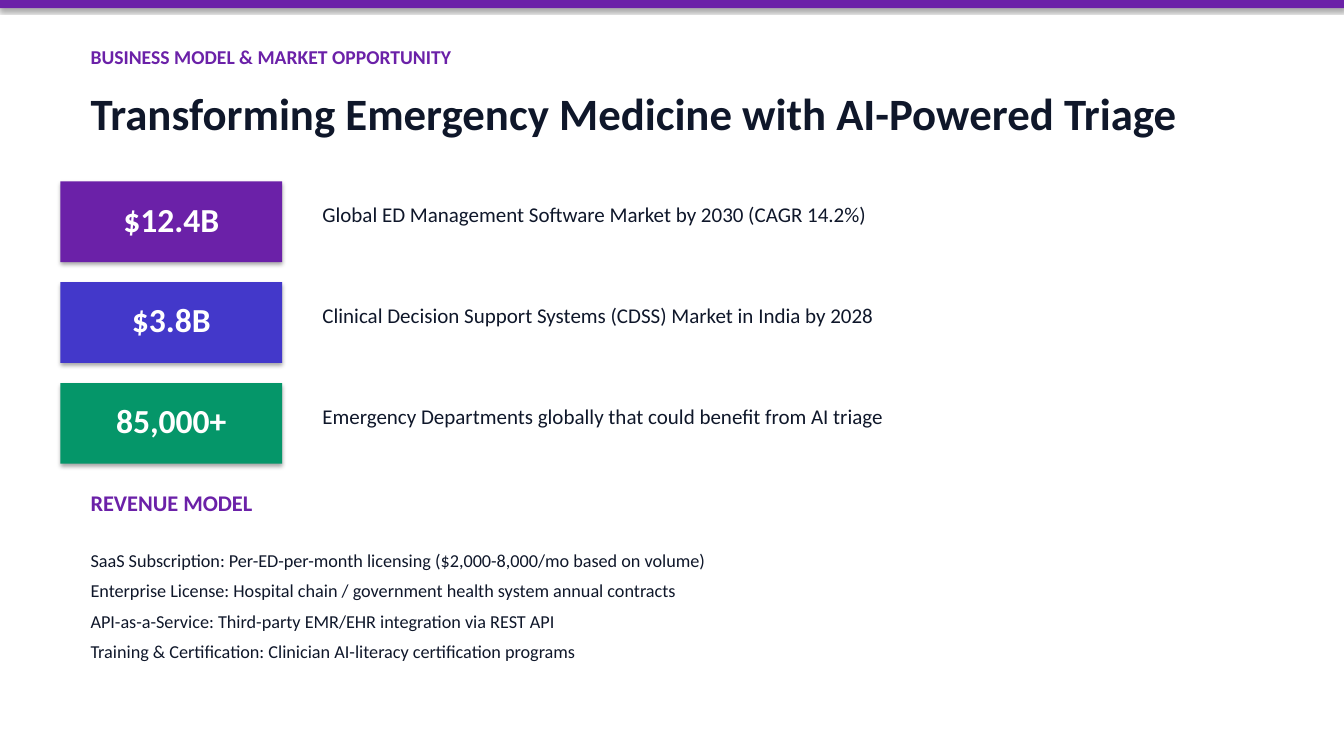
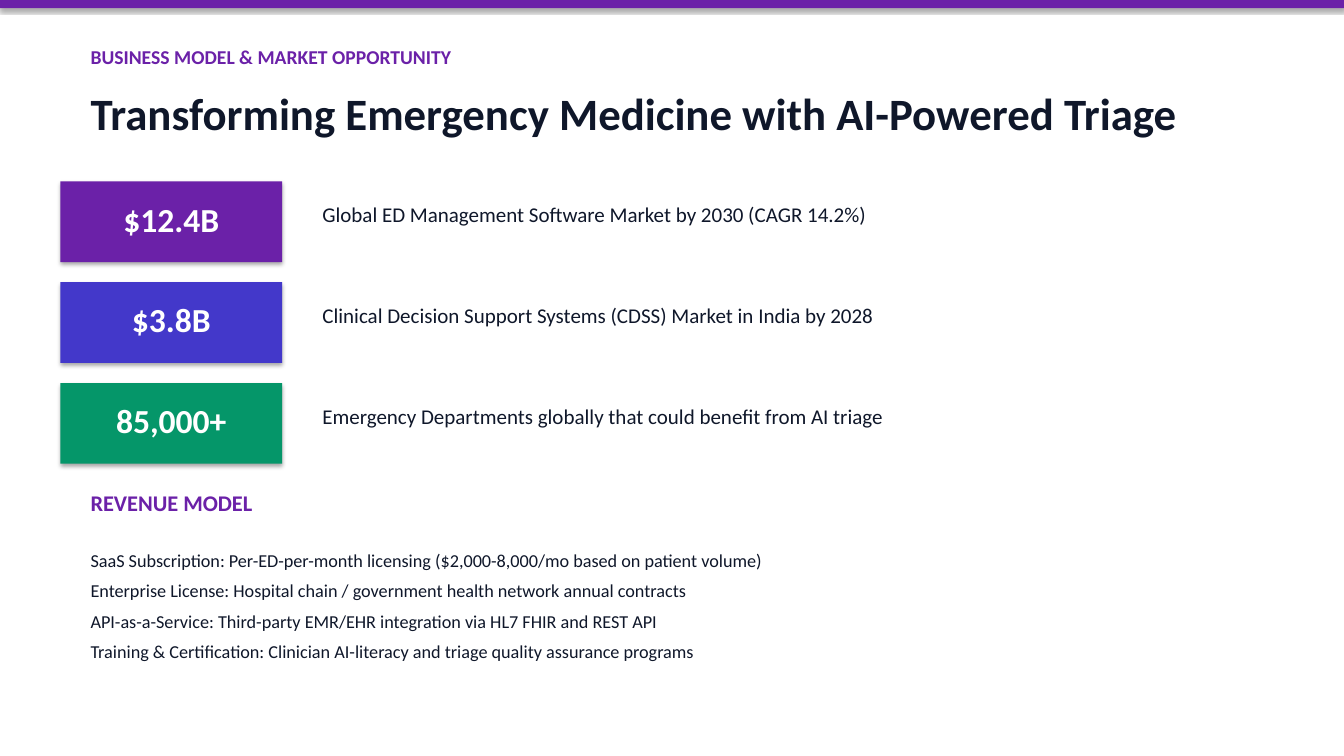
Before and after one commit to smit45-m/PatientTriage, a slide deck: slide 9 of PatientTriage_BusinessProposal.pptx. Drawn at 1344x756 pixels with LibreOffice and Linux fonts; fonts in the diff are those of the drawing. Boxes give left, top, right and bottom in pixels: in the first picture for what was removed or moved away, otherwise in the second. Text is boxed around its words. In the diff, an @@ line names an element or a change of style, - is before the commit and + after.

```diff
--- a/PatientTriage_BusinessProposal.pptx
+++ b/PatientTriage_BusinessProposal.pptx
@@ text at <box>91,554,761,661</box>: text changed @@
-SaaS Subscription: Per-ED-per-month licensing ($2,000-8,000/mo based on volume)
-Enterprise License: Hospital chain / government health system annual contracts
-API-as-a-Service: Third-party EMR/EHR integration via REST API
-Training & Certification: Clinician AI-literacy certification programs
+SaaS Subscription: Per-ED-per-month licensing ($2,000-8,000/mo based on patient volume)
+Enterprise License: Hospital chain / government health network annual contracts
+API-as-a-Service: Third-party EMR/EHR integration via HL7 FHIR and REST API
+Training & Certification: Clinician AI-literacy and triage quality assurance programs
```
Also in this commit, not shown: 14 other slides changed, 5 other files.
